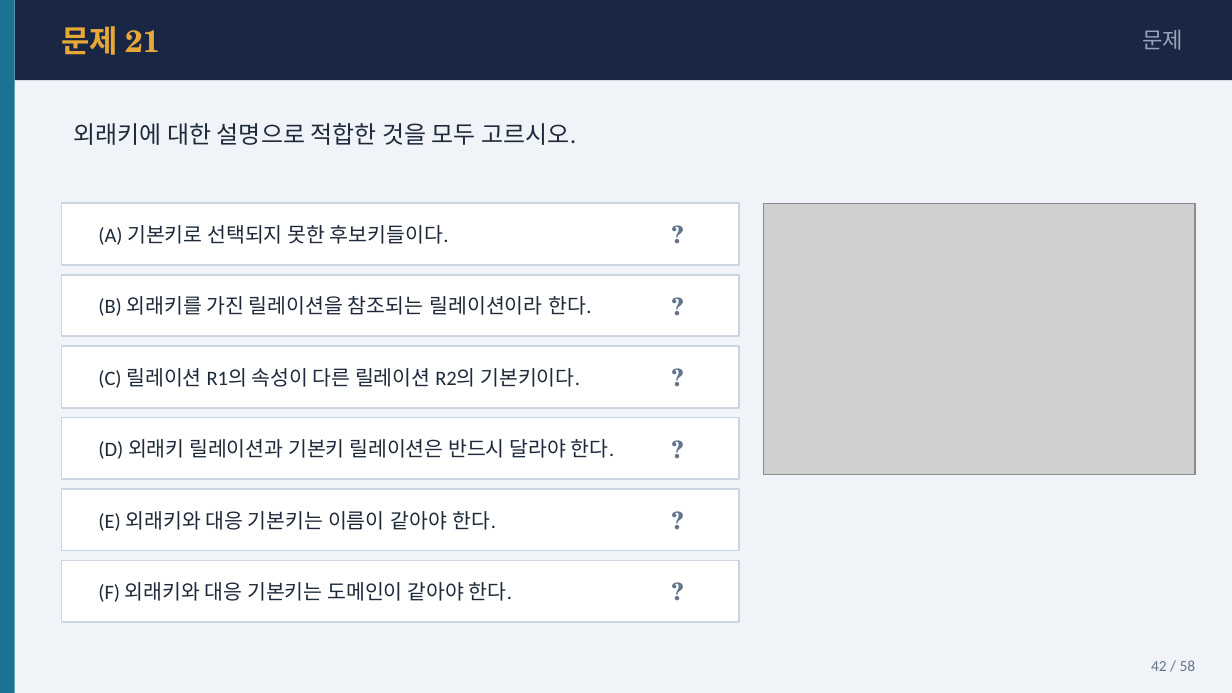
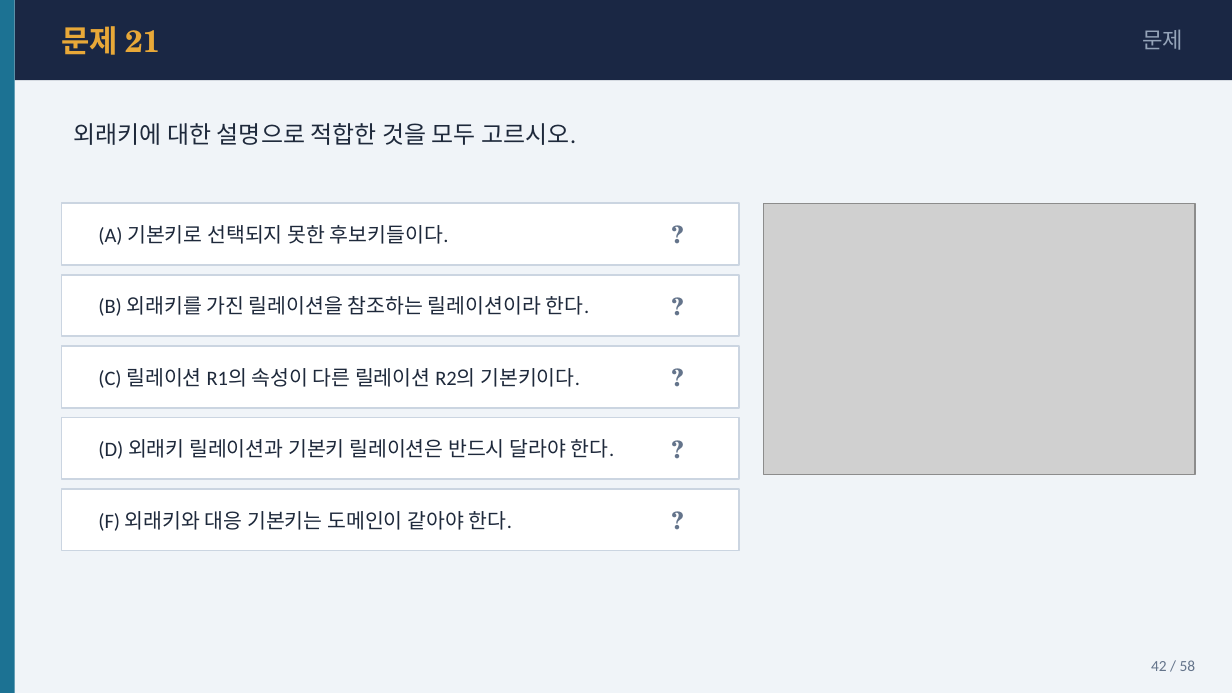
Before and after one commit to Sangdon-Park/Sangdon-Park.github.io, a slide deck: slide 42 of data/DB시스템/5장_연습문제_문제_정답.pptx. Drawn at 1232x693 pixels with LibreOffice and Linux fonts; fonts in the diff are those of the drawing; grey boxes stand for pictures. Boxes give left, top, right and bottom in pixels: in the first picture for what was removed or moved away, otherwise in the second. Text is boxed around its words. In the diff, an @@ line names an element or a change of style, - is before the commit and + after.

```diff
--- a/data/DB시스템/5장_연습문제_문제_정답.pptx
+++ b/data/DB시스템/5장_연습문제_문제_정답.pptx
@@ text at (98, 296, 590, 316): text changed @@
-(B) 외래키를 가진 릴레이션을 참조되는 릴레이션이라 한다.
+(B) 외래키를 가진 릴레이션을 참조하는 릴레이션이라 한다.
@@ text "(F) 외래키와 대응 기본키는 도메인이 ...": place and size @@
-text "(F) 외래키와 대응 기본키는 도메인이 ..." at (98, 582, 512, 602)
+text "(F) 외래키와 대응 기본키는 도메인이 ..." at (98, 511, 512, 531)
@@ text removed at (98, 511, 496, 531) @@
-(E) 외래키와 대응 기본키는 이름이 같아야 한다.
@@ rectangle removed at (62, 561, 739, 622) @@
@@ text removed at (641, 561, 715, 622) @@
-?
```
Also in this commit, not shown: 3 other slides changed, 4 other files.
